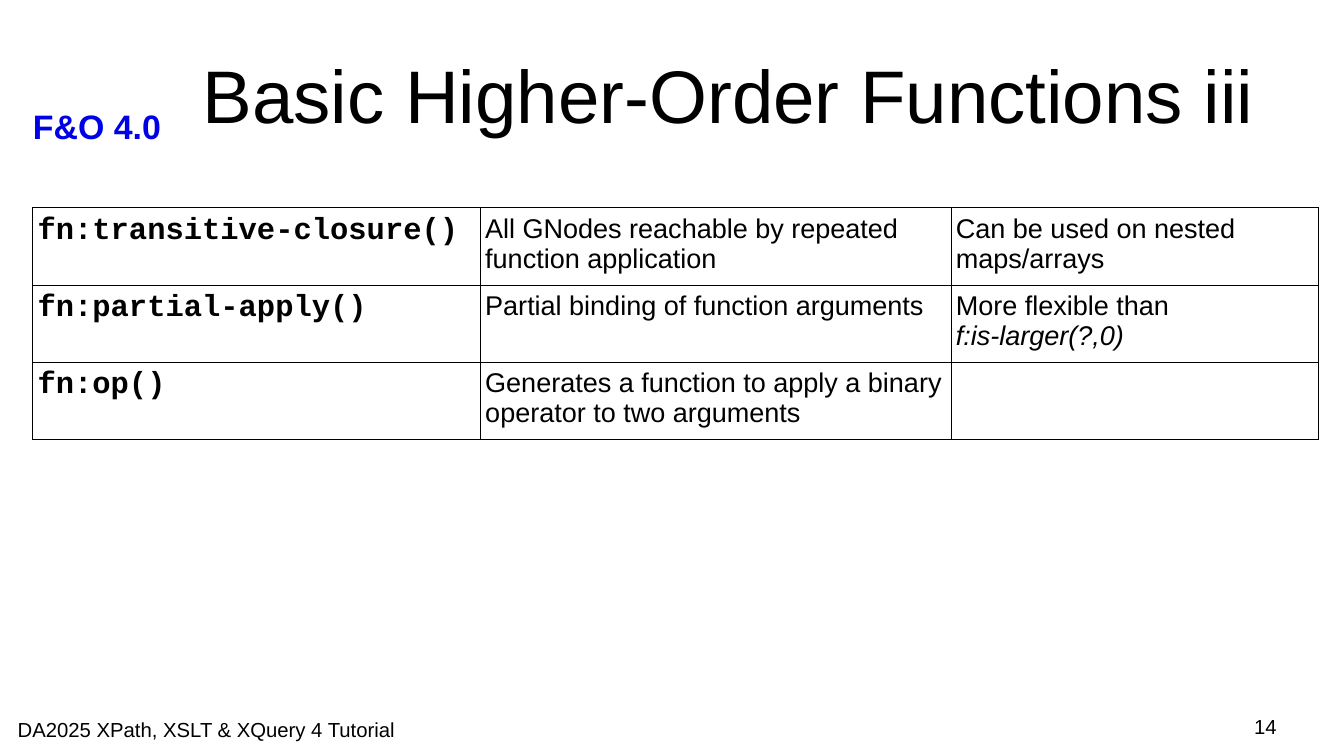
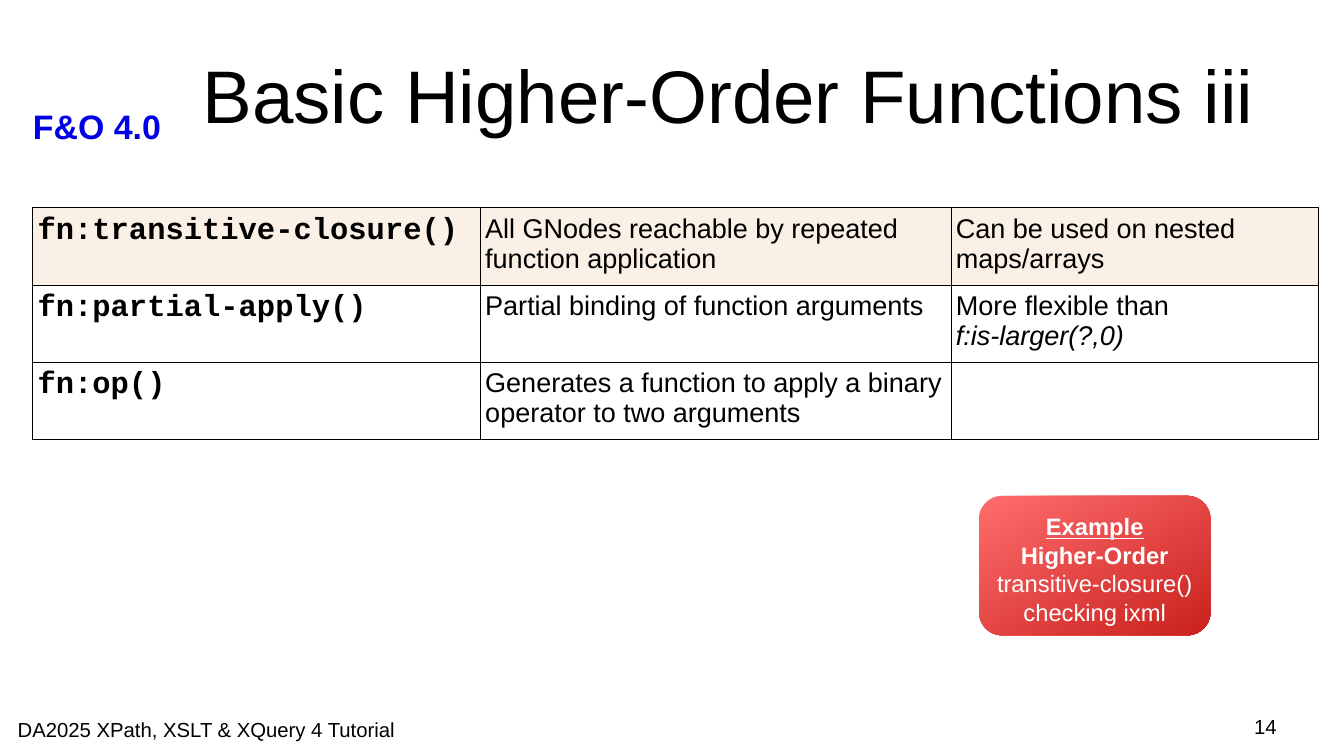
Before and after one commit to johnlumley/johnlumley.github.io, a slide deck: slide 14 of DA2025/slides/QT4-FO.odp. Drawn at 1344x756 pixels with LibreOffice and Linux fonts; fonts in the diff are those of the drawing; background and template pictures are left out. Boxes give left, top, right and bottom in pixels: in the first picture for what was removed or moved away, otherwise in the second. Text is boxed around its words. In the diff, an @@ line names an element or a change of style, - is before the commit and + after.

```diff
--- a/DA2025/slides/QT4-FO.odp
+++ b/DA2025/slides/QT4-FO.odp
@@ table at (33, 207, 1318, 431) @@
@@ fill none to #FAF0E6 in row 1 @@
@@ rounded rectangle added at (979, 496, 1211, 635), fill gradient #FF6D6D to #C9211E, 14 pt, text #FFFFFF @@
+Example
+Higher-Order
+transitive-closure()
+checking ixml
```
Also in this commit, not shown: 3 other slides changed, 4 other files.
